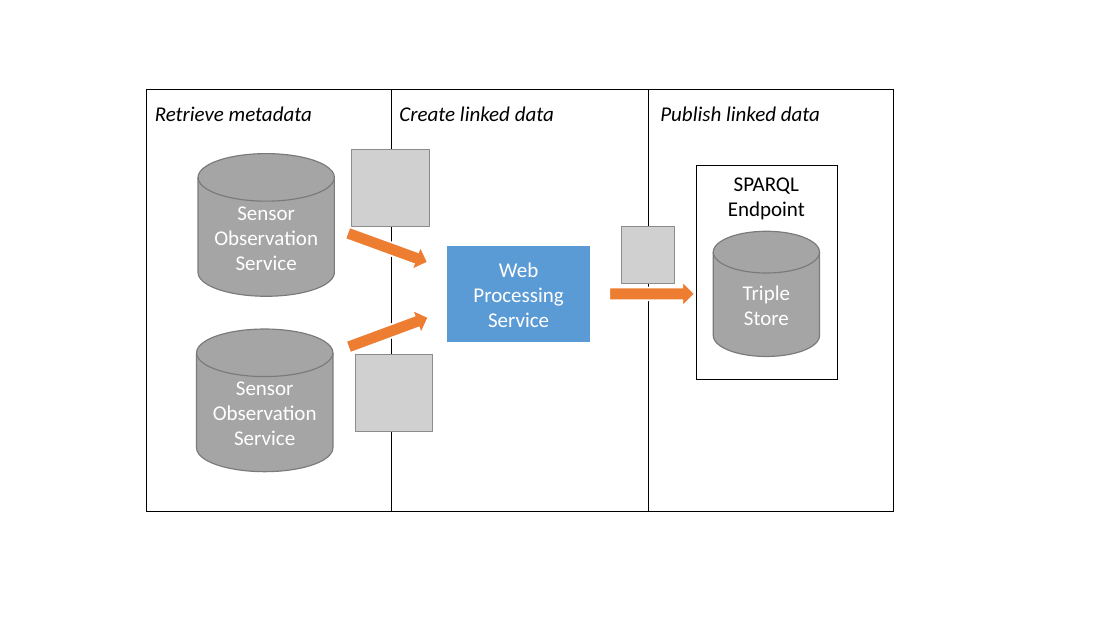
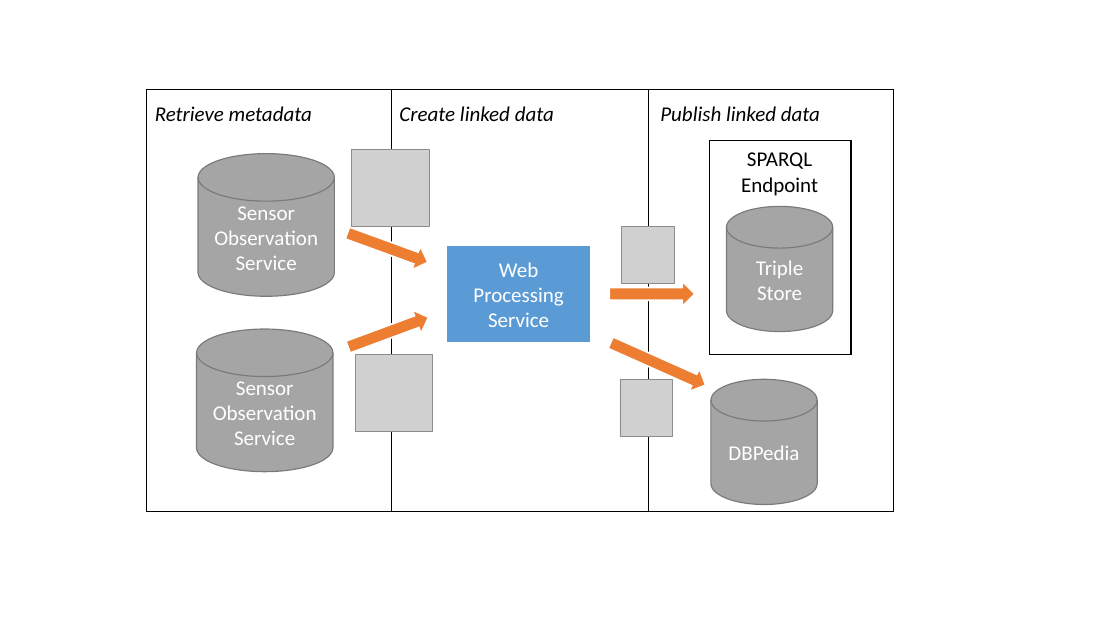
Before and after one commit to ivodeliefde/masterThesis, a slide deck: slide 1 of Reports/UML/diagram.pptx. Drawn at 1120x630 pixels with LibreOffice and Linux fonts; fonts in the diff are those of the drawing; grey boxes stand for pictures. Boxes give left, top, right and bottom in pixels: in the first picture for what was removed or moved away, otherwise in the second. Text is boxed around its words. In the diff, an @@ line names an element or a change of style, - is before the commit and + after.

```diff
--- a/Reports/UML/diagram.pptx
+++ b/Reports/UML/diagram.pptx
@@ 2 rectangles, 1 cylinder: place and size @@
-2 rectangles, 1 cylinder at [690,166,843,380]
+2 rectangles, 1 cylinder at [703,140,856,355]
@@ right arrow added at [605,331,711,397], fill #ED7D31, outline #FFFFFF 1.5 pt @@
@@ picture added at [620,380,672,437] @@
@@ cylinder added at [711,380,817,505], fill #A5A5A5, outline #7A7A7A 1 pt, 18 pt, text #FFFFFF @@
+DBPedia
```
Also in this commit, not shown: 1 slide added, 3 other files.
